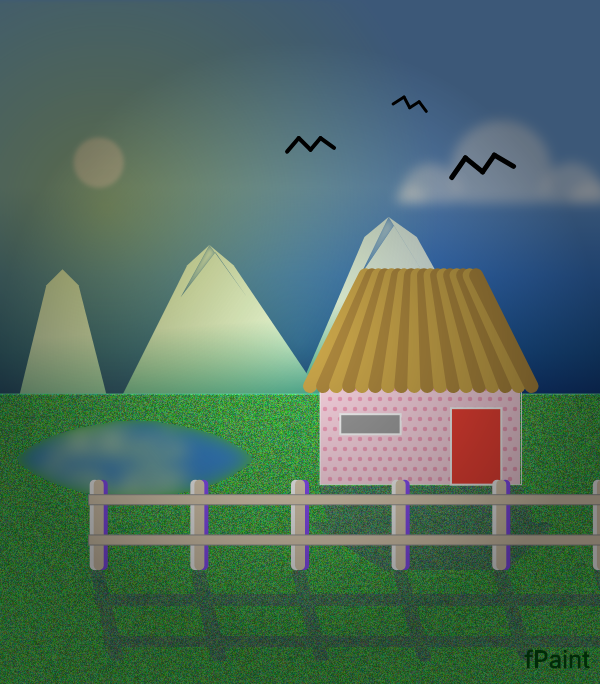
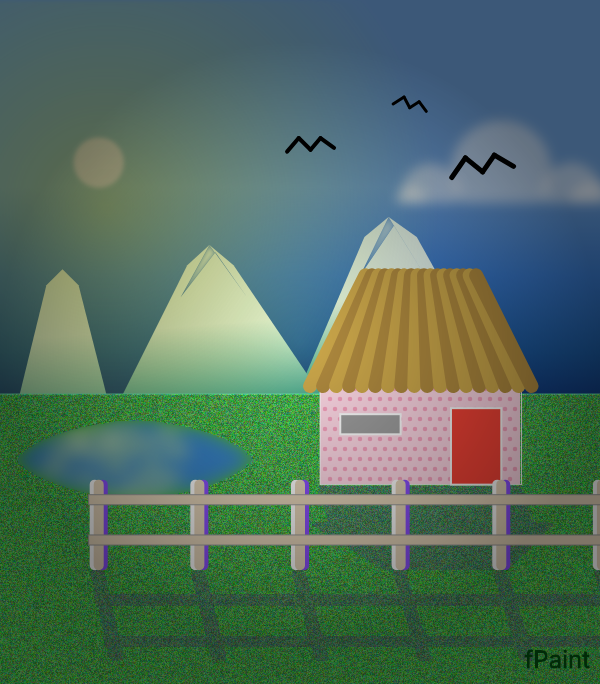
Comparing the layer stacks of the two 600 x 684 images. Changes:
painted on "Land" over [0, 394, 600, 684]
